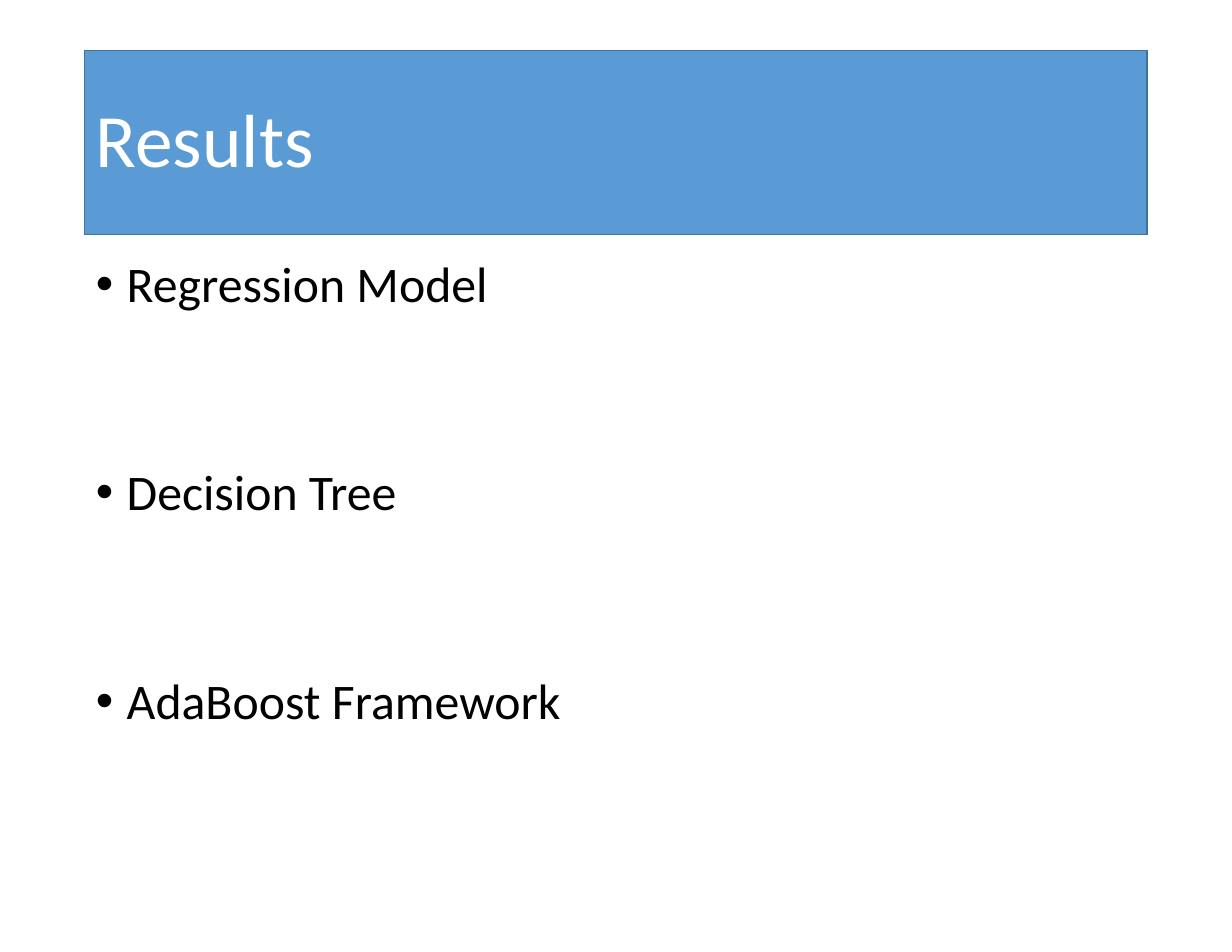
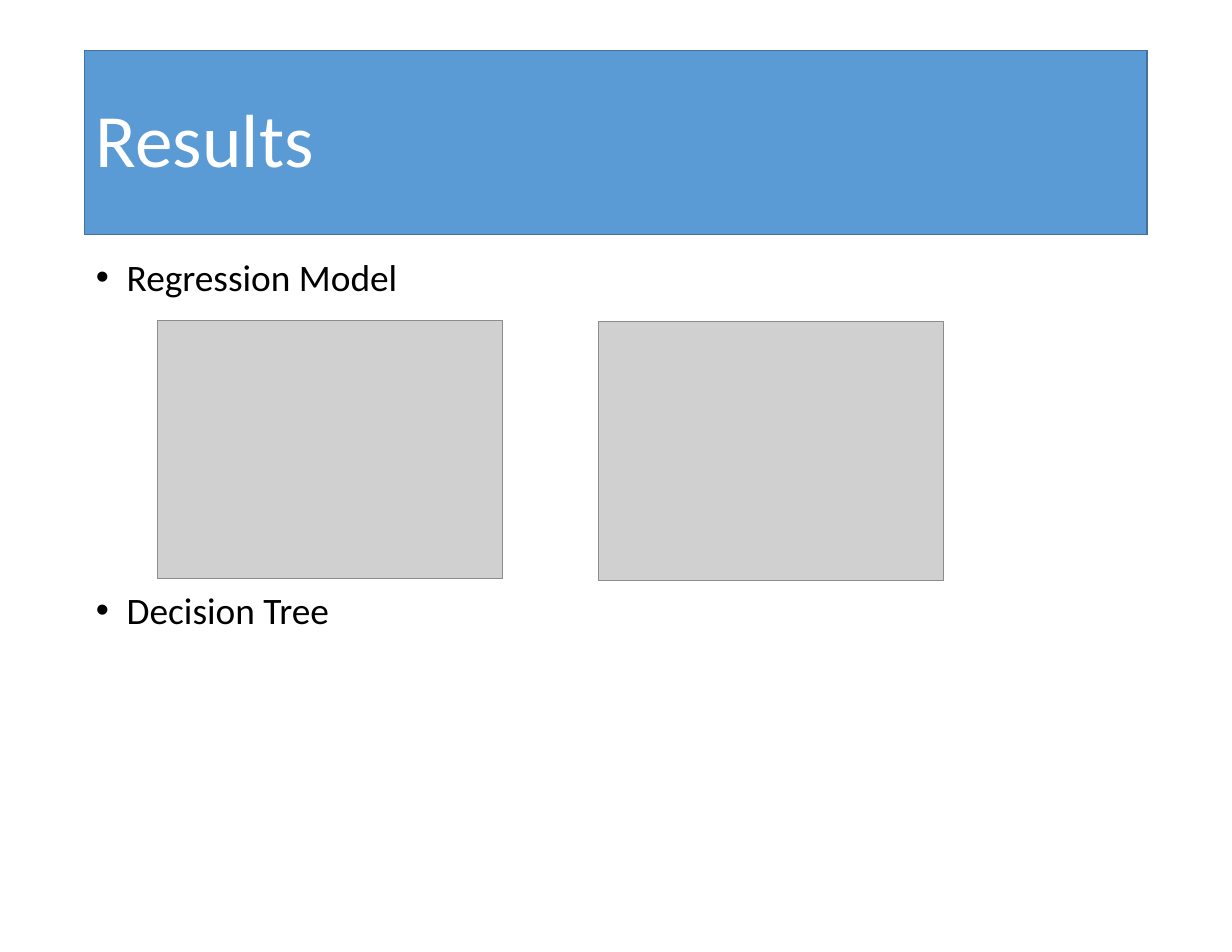
Before and after one commit to leem42/cse446, a slide deck: slide 6 of src/ml_final_project/PosterPresentation.pptx. Drawn at 1232x952 pixels with LibreOffice and Linux fonts; fonts in the diff are those of the drawing; grey boxes stand for pictures. Boxes give left, top, right and bottom in pixels: in the first picture for what was removed or moved away, otherwise in the second. Text is boxed around its words. In the diff, an @@ line names an element or a change of style, - is before the commit and + after.

```diff
--- a/src/ml_final_project/PosterPresentation.pptx
+++ b/src/ml_final_project/PosterPresentation.pptx
@@ text "Regression Model" at (127, 265, 397, 625): size 32 to 24 pt @@
@@ picture added at (158, 320, 503, 579) @@
@@ picture added at (599, 321, 944, 580) @@
@@ text at (127, 684, 561, 720): paragraph removed @@
-• AdaBoost Framework
```
Also in this commit, not shown: 1 other slide changed, 1 slide added, 1 slide removed, 2 other files.
